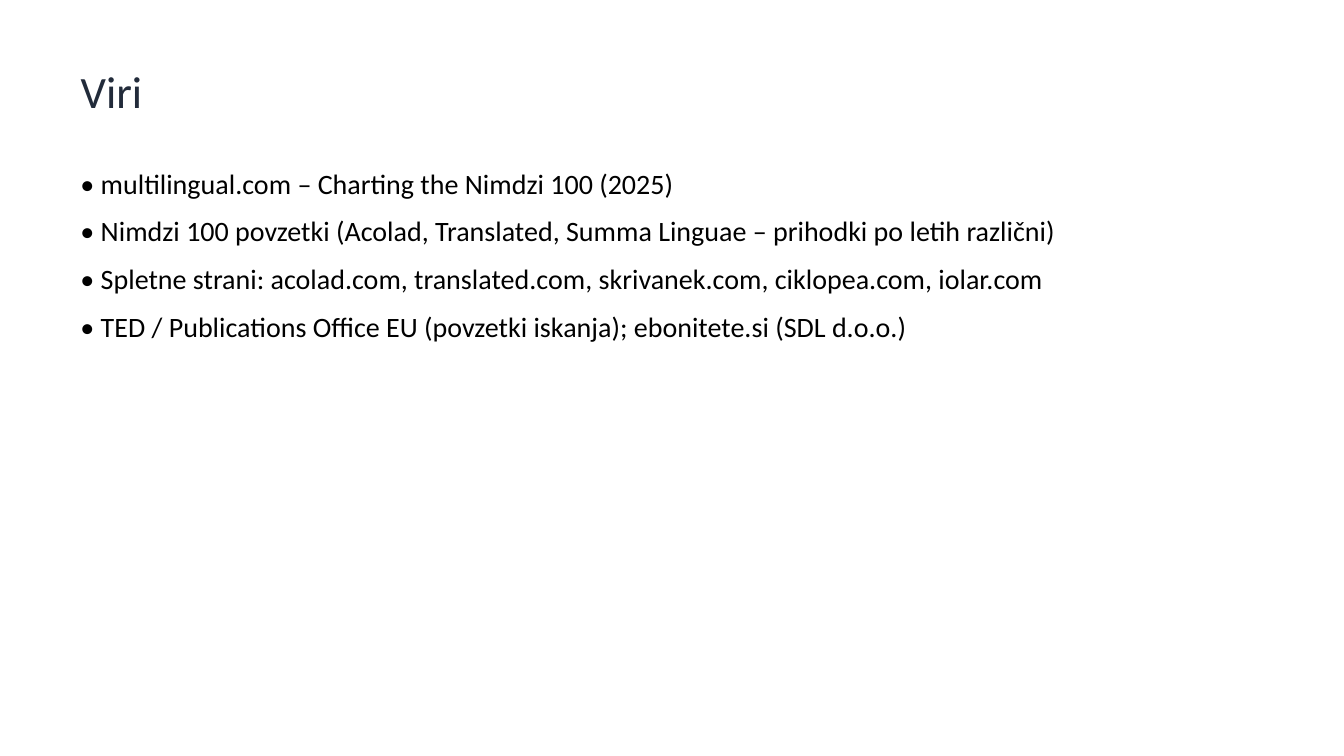
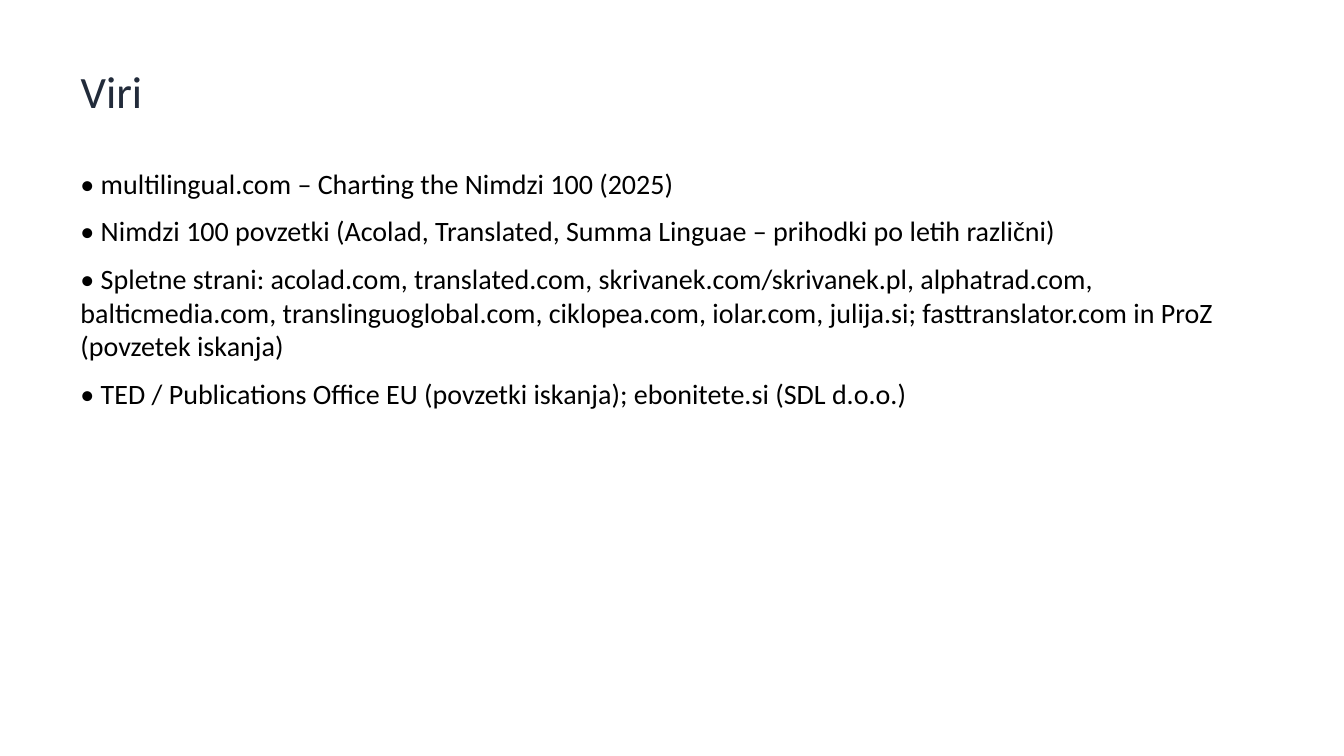
Before and after one commit to matjazambroz/github, a slide deck: slide 12 of analiza/analiza_konkurence_EU.pptx (slide 8 before the commit). Drawn at 1344x756 pixels with LibreOffice and Linux fonts; fonts in the diff are those of the drawing. Boxes give left, top, right and bottom in pixels: in the first picture for what was removed or moved away, otherwise in the second. Text is boxed around its words. In the diff, an @@ line names an element or a change of style, - is before the commit and + after.

```diff
--- a/analiza/analiza_konkurence_EU.pptx
+++ b/analiza/analiza_konkurence_EU.pptx
@@ text at <box>80,269,1213,361</box>: text changed @@
-• Spletne strani: acolad.com, translated.com, skrivanek.com, ciklopea.com, iolar.com
+• Spletne strani: acolad.com, translated.com, skrivanek.com/skrivanek.pl, alphatrad.com, balticmedia.com, translinguoglobal.com, ciklopea.com, iolar.com, julija.si; fasttranslator.com in ProZ (povzetek iskanja)
```
Also in this commit, not shown: 2 other slides changed, 4 slides added, 1 other file.
